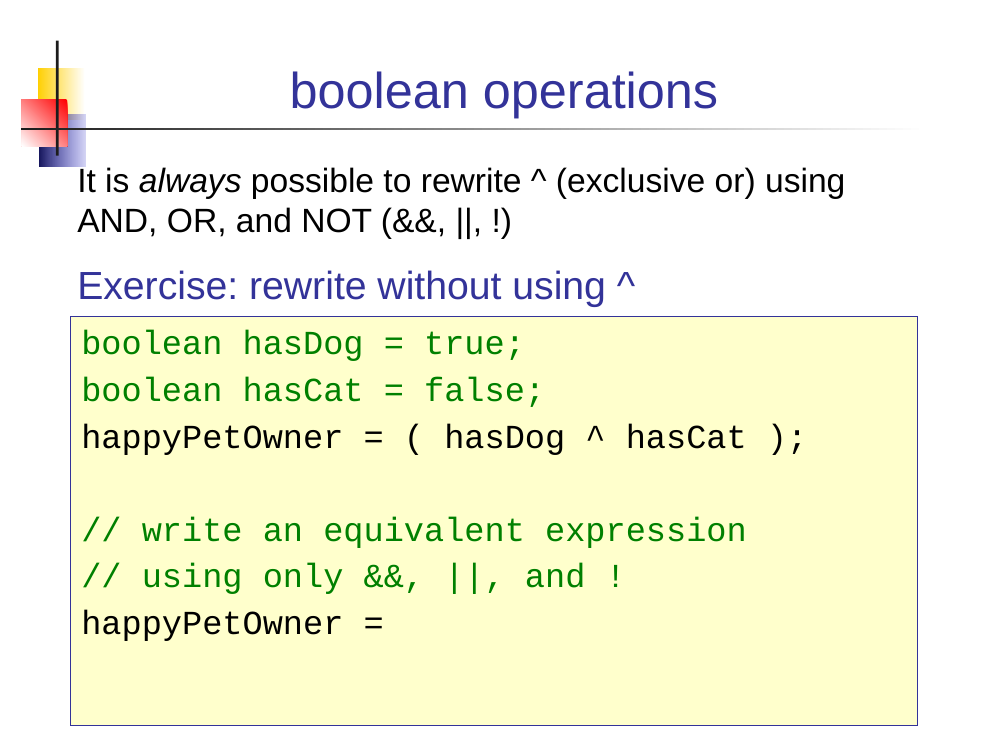
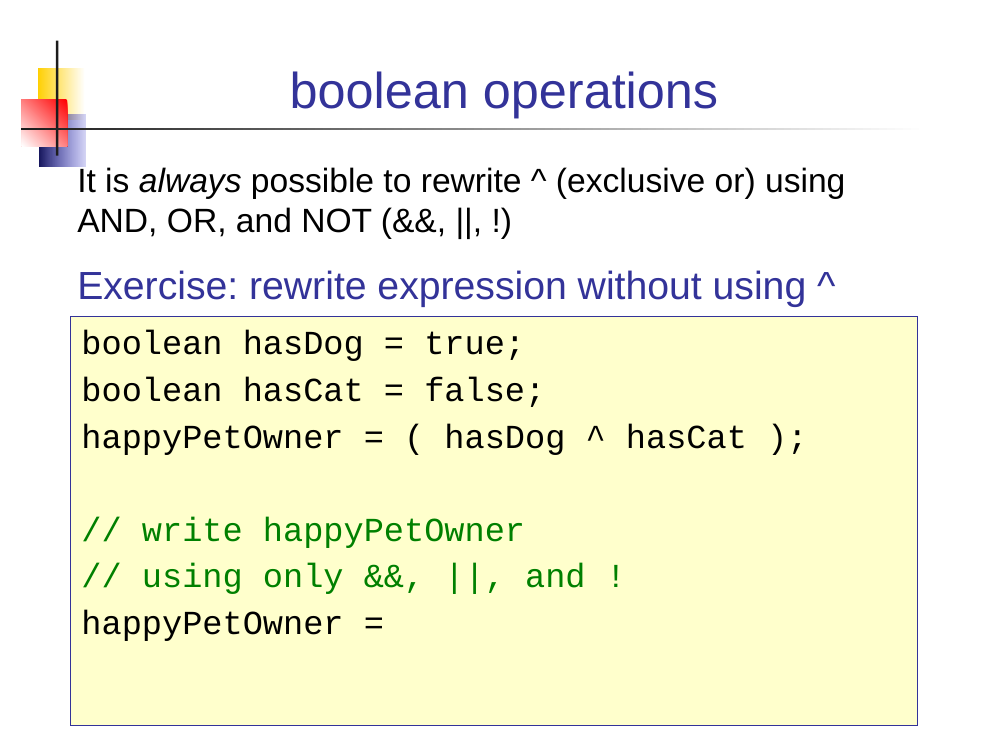
Before and after one commit to cpske/programming1, a slide deck: slide 22 of week2/3-Primitive-Datatypes.ppt (slide 20 before the commit). Drawn at 1008x756 pixels with LibreOffice and Linux fonts; fonts in the diff are those of the drawing. Boxes give left, top, right and bottom in pixels: in the first picture for what was removed or moved away, otherwise in the second. Text is boxed around its words. In the diff, an @@ line names an element or a change of style, - is before the commit and + after.

```diff
--- a/week2/3-Primitive-Datatypes.ppt
+++ b/week2/3-Primitive-Datatypes.ppt
@@ text at <box>77,270,807,307</box>: text changed @@
-Exercise: rewrite without using ^
+Exercise: rewrite expression without using ^
@@ text in rectangle at <box>81,330,545,407</box>: text colour #008000 to #000000 in "boolean hasDog = true;", "boolean hasCat = false;" @@
@@ text in rectangle at <box>142,516,525,548</box>: text changed @@
-// write an equivalent expression
+// write happyPetOwner
```
Also in this commit, not shown: 7 other slides changed, 2 slides added, 3 other files.
